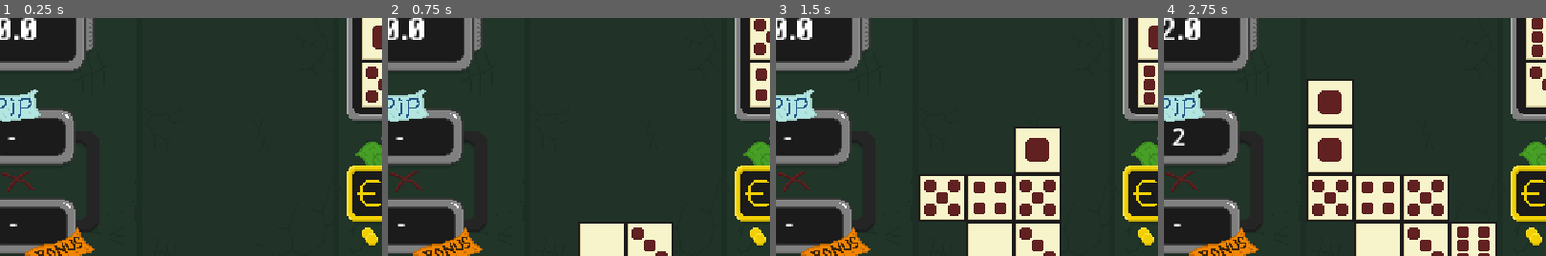
Above: before the commit, frames 1-4 (left to right).
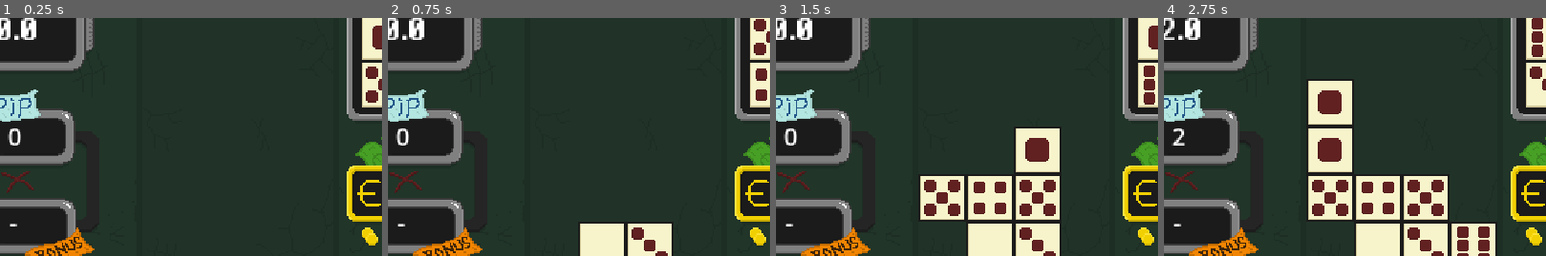
Above: after the commit, the same moments.

Repository: dreadnought24-rgb/dampati
Game: Godot game, scene res://main.tscn
Two runs of this game, one before a commit and one after it. Both use one fixed random seed, a clock stepped at 60 frames per second and the inputs below. The project has no main scene, so this scene is started directly.
Inputs:
- Up to frame 1 (0.25 s): no input
- Up to frame 2 (0.75 s): tap Enter (ui_accept) at 0.5 s; hold Right (ui_right) from 0.53 s (still down); tap Z (rotate) at 0.6 s
- Up to frame 3 (1.5 s): tap Enter (ui_accept) at 0.77, 1.25 s; release Right (ui_right) at 1.28 s; hold Left (ui_left) from 1.28 s (still down); tap Z (rotate) at 1.35 s
- Up to frame 4 (2.75 s): tap Enter (ui_accept) at 1.52, 2 s; release Left (ui_left) at 2.03 s; hold Right (ui_right) from 2.03 s (still down); tap Z (rotate) at 2.1 s
The pictures show only the part of the screen within x 19-69%, y 37-87%; the shares and areas given below are measured in that part.

The runs differ from the first frame. In frame 1, 0.2% of the frame differs, in the area x 2-6%, y 46-54%; in frame 2, 0.2%; in frame 3, 0.2%; in frame 4, nothing differs.

Commit message:
to_the_final

Diff:
--- a/main.tscn
+++ b/main.tscn
@@ -5,6 +5,47 @@
 [ext_resource type="Texture2D" uid="uid://bnaqc13u4et41" path="res://assets/bg_file/ArenaBG (2).png" id="3_lquwl"]
 [ext_resource type="Script" uid="uid://ccula56edf35k" path="res://chip_manager.gd" id="4_1bvp3"]
 [ext_resource type="FontFile" uid="uid://b1l1gut62yqfc" path="res://assets/determination.ttf" id="4_lquwl"]
+[ext_resource type="Texture2D" uid="uid://d3wbi2e8lxvly" path="res://assets/sprites/panels/gameOver.png" id="5_dg77c"]
+[ext_resource type="Texture2D" uid="uid://dcwra81mdla8i" path="res://assets/sprites/buttons/menu-active.png" id="6_ycdy4"]
+[ext_resource type="Texture2D" uid="uid://b2dp3qwrt3vcw" path="res://assets/sprites/buttons/menu-base.png" id="7_w48qg"]
+[ext_resource type="Texture2D" uid="uid://binkfknwxghko" path="res://assets/sprites/buttons/menu-hovered.png" id="8_vivmo"]
+[ext_resource type="Texture2D" uid="uid://ci4jyf1lf24vx" path="res://assets/sprites/buttons/play-active.png" id="9_2cqfq"]
+[ext_resource type="Texture2D" uid="uid://cwgtb0kyhgeih" path="res://assets/sprites/buttons/play-base.png" id="10_yaehf"]
+[ext_resource type="Texture2D" uid="uid://bygco66cwwgnp" path="res://assets/sprites/buttons/play-hovered.png" id="11_074og"]
+
+[sub_resource type="SpriteFrames" id="SpriteFrames_n1vxr"]
+animations = [{
+"frames": [{
+"duration": 1.0,
+"texture": ExtResource("7_w48qg")
+}, {
+"duration": 1.0,
+"texture": ExtResource("6_ycdy4")
+}, {
+"duration": 1.0,
+"texture": ExtResource("8_vivmo")
+}],
+"loop": 1,
+"name": &"default",
+"speed": 5.0
+}]
+
+[sub_resource type="SpriteFrames" id="SpriteFrames_07dut"]
+animations = [{
+"frames": [{
+"duration": 1.0,
+"texture": ExtResource("9_2cqfq")
+}, {
+"duration": 1.0,
+"texture": ExtResource("10_yaehf")
+}, {
+"duration": 1.0,
+"texture": ExtResource("11_074og")
+}],
+"loop": 1,
+"name": &"play game",
+"speed": 5.0
+}]
 
 [node name="main" type="Node2D" unique_id=2117175078]
 script = ExtResource("1_ig7tw")
@@ -84,7 +125,7 @@
 offset_top = 187.0
 offset_right = 108.0
 offset_bottom = 210.0
-text = "-"
+text = "0"
 
 [node name="Combo" type="Label" parent="CanvasLayer" unique_id=1690428435]
 offset_left = 103.0
@@ -126,7 +167,27 @@
 [node name="GameOverLayer" type="CanvasLayer" parent="." unique_id=1253865483]
 visible = false
 
+[node name="Sprite2D" type="Sprite2D" parent="GameOverLayer" unique_id=1157384195]
+position = Vector2(261, 148)
+texture = ExtResource("5_dg77c")
+
+[node name="MainMenu" type="AnimatedSprite2D" parent="GameOverLayer/Sprite2D" unique_id=1318873801]
+position = Vector2(35.99997, 64)
+scale = Vector2(1.0312499, 1.0625)
+sprite_frames = SubResource("SpriteFrames_n1vxr")
+autoplay = "default"
+frame_progress = 0.46974072
+
+[node name="PlayGame" type="AnimatedSprite2D" parent="GameOverLayer/Sprite2D" unique_id=1146043959]
+position = Vector2(-36, 64)
+scale = Vector2(1.0312496, 1.0625007)
+sprite_frames = SubResource("SpriteFrames_07dut")
+animation = &"play game"
+autoplay = "play game"
+frame_progress = 0.13630256
+
 [node name="ColorRect" type="ColorRect" parent="GameOverLayer" unique_id=1474317654]
+visible = false
 offset_left = 128.0
 offset_top = 95.0
 offset_right = 394.0
@@ -134,6 +195,7 @@
 color = Color(0, 0, 0, 1)
 
 [node name="Label" type="Label" parent="GameOverLayer" unique_id=599294979]
+visible = false
 offset_left = 218.0
 offset_top = 106.0
 offset_right = 305.0
@@ -141,10 +203,10 @@
 text = "Game Over"
 
 [node name="RestartButton" type="Button" parent="GameOverLayer" unique_id=876818097]
-offset_left = 231.0
-offset_top = 154.0
-offset_right = 296.0
-offset_bottom = 185.0
+offset_left = 194.0
+offset_top = 194.0
+offset_right = 259.0
+offset_bottom = 225.0
 text = "Restart"
 
 [node name="ChipManager" type="Node" parent="." unique_id=1717626266]
Not shown, added: assets/bg_file/bg_main_menu.png.import
Not shown, added: assets/sprites/buttons/exit-active.png.import
Not shown, added: assets/sprites/buttons/exit-base.png.import
Not shown, added: assets/sprites/buttons/exit-hovered.png.import
Not shown, added: assets/sprites/buttons/menu-active.png.import
Not shown, added: assets/sprites/buttons/menu-base.png.import
Not shown, added: assets/sprites/buttons/menu-hovered.png.import
Not shown, changed: assets/sprites/buttons/nextRound-active.png.import
Not shown, added: assets/sprites/buttons/nextRound-base.png.import
Not shown, changed: assets/sprites/buttons/nextRound-hovered.png.import
Not shown, added: assets/sprites/buttons/play-active.png.import
Not shown, added: assets/sprites/buttons/play-base.png.import
(and 9 more such lines)
